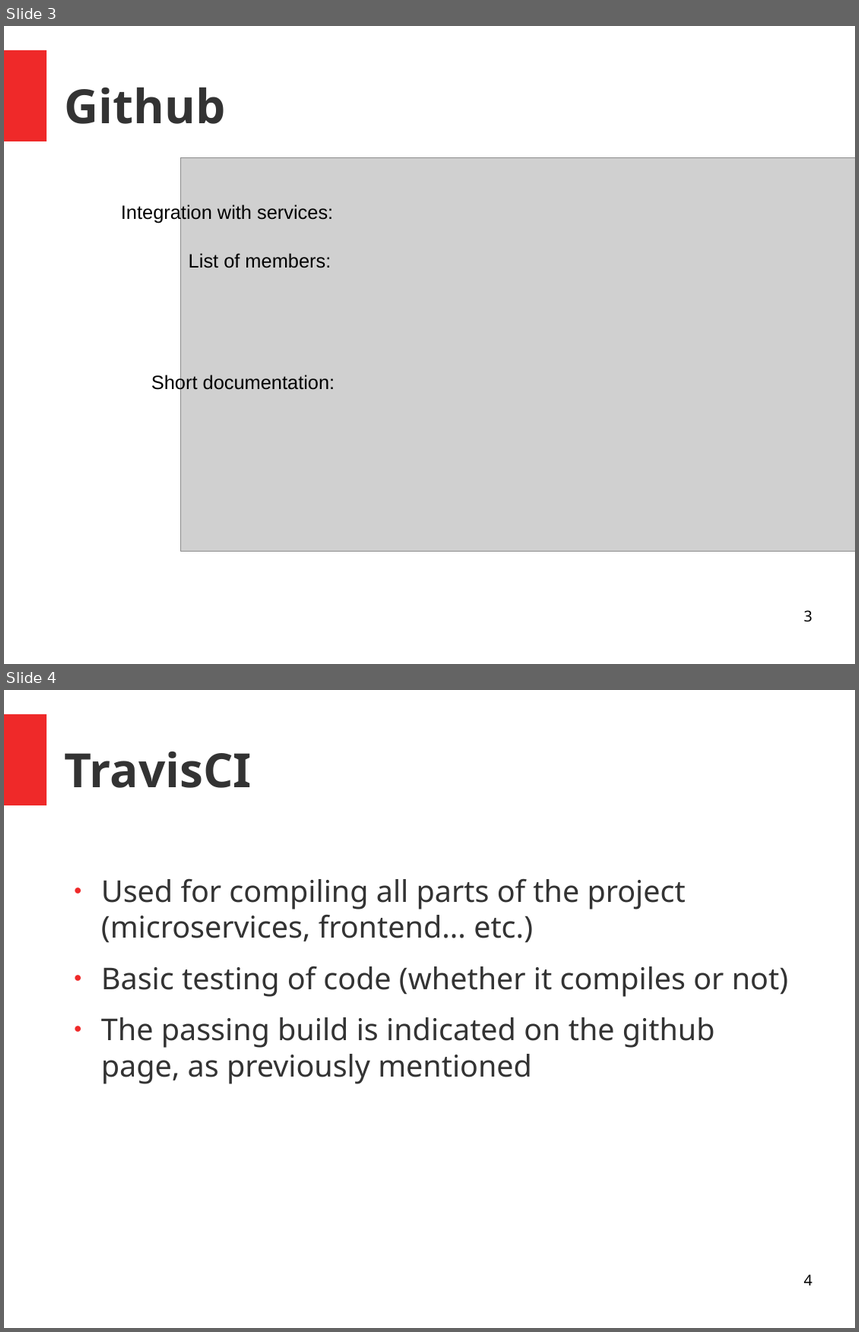
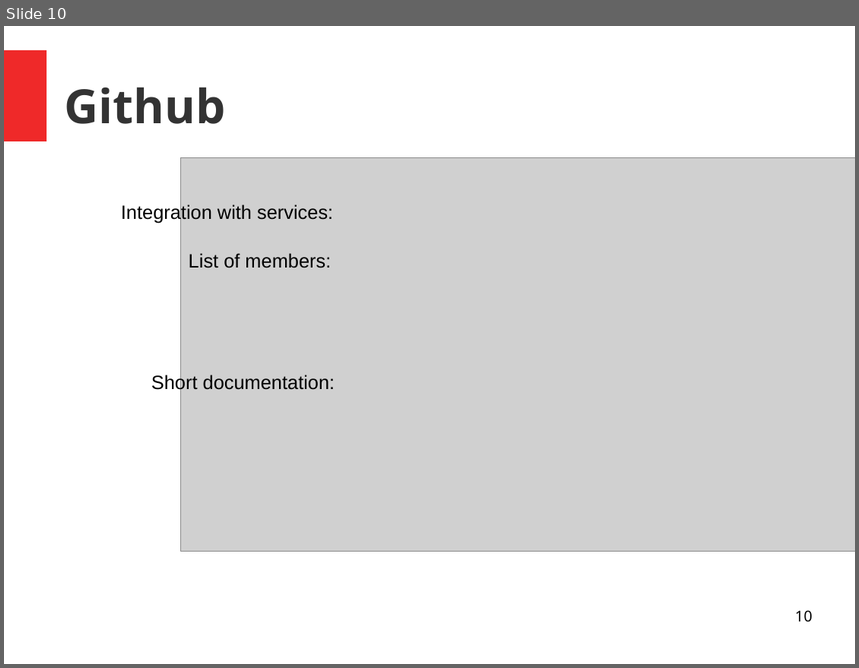
Before and after one commit to unige-pinfo-2019/PInfo3, a slide deck: Docs/Presentations/pres2.odp. Shown one above the other, each under a label of ours: slides 3 and 4 before the commit, slide 10 after it. The pictures are 859x1332 and 859x668 pixels, drawn with LibreOffice and Linux fonts; fonts in the diff are those of the drawing; grey boxes stand for pictures. Boxes give left, top, right and bottom in pixels: in the first picture for what was removed or moved away, otherwise in the second. Text is boxed around its words. In the diff, an @@ line names an element or a change of style, - is before the commit and + after.

```diff
--- a/Docs/Presentations/pres2.odp
+++ b/Docs/Presentations/pres2.odp
@@ slide 4 removed at (4,690,855,1328), background #FFFFFF; not listed: 1 template element that a slide beside it also shows @@
@@ title removed at (65,752,252,788) @@
-TravisCI
@@ text removed at (101,878,788,1084) @@
-● Used for compiling all parts of the project (microservices, frontend... etc.)
-● Basic testing of code (whether it compiles or not)
-● The passing build is indicated on the github page, as previously mentioned
@@ page number removed at (804,1274,813,1286) @@
-4
@@ what was slide 3 is now slide 10 @@
@@ page number at (795,610,813,622): text changed @@
-3
+10
```
Also in this commit, not shown: 5 slides changed, 7 slides added, 6 other slides removed, 3 other files.
